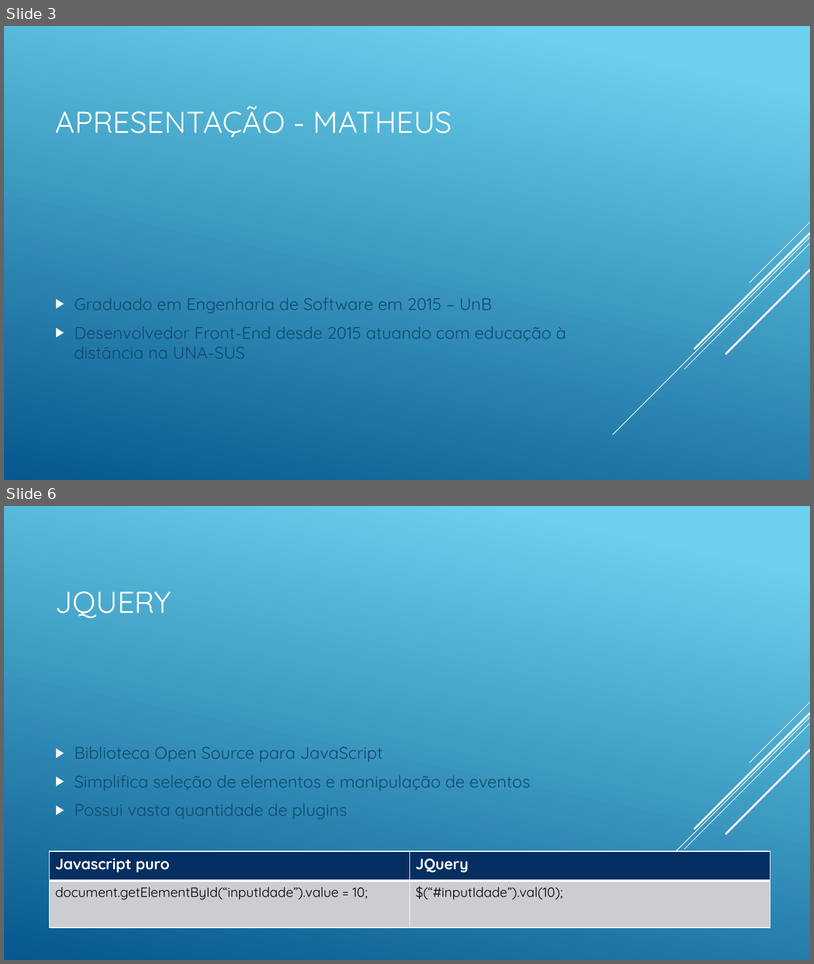
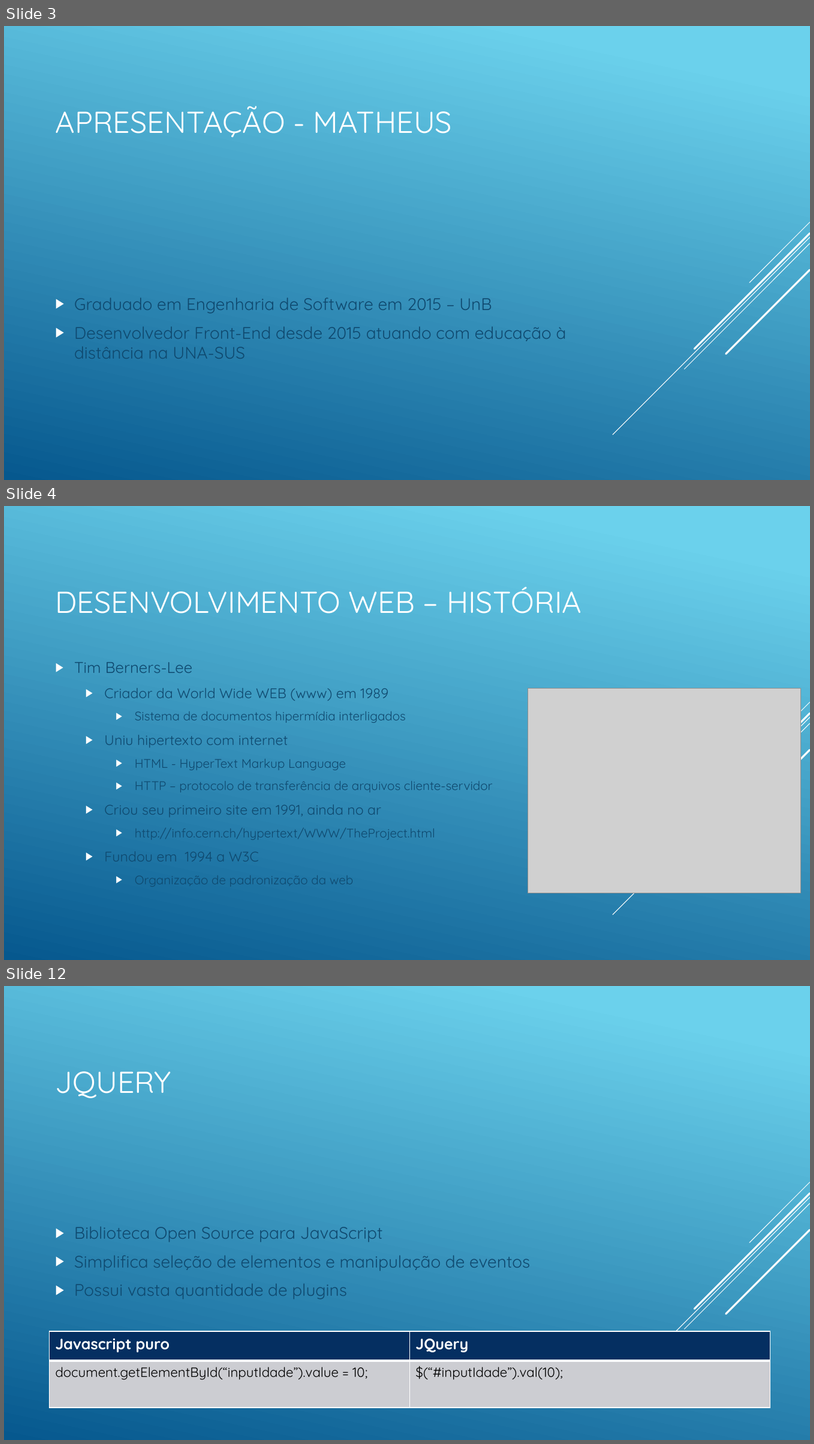
Before and after one commit to matheustristao/AulaFrontEnd, a slide deck: front-end.pptx. Shown one above the other, each under a label of ours: slides 3 and 6 before the commit, slides 3, 4 and 12 after it; the slides between them are not shown. The pictures are 814x964 and 814x1444 pixels, drawn with LibreOffice and Linux fonts; fonts in the diff are those of the drawing; grey boxes stand for pictures. Boxes give left, top, right and bottom in pixels: in the first picture for what was removed or moved away, otherwise in the second. Text is boxed around its words. In the diff, an @@ line names an element or a change of style, - is before the commit and + after.

Commit message:
Exemplo hello world

```diff
--- a/front-end.pptx
+++ b/front-end.pptx
@@ slide 4 added at (x1=4, y1=506, x2=810, y2=960), background gradient #6ED2EB to #06588E; not listed: 5 template elements that a slide beside it also shows @@
@@ title added at (x1=56, y1=586, x2=582, y2=613), 36 pt, text #FFFFFF @@
+DESENVOLVIMENTO WEB – HISTÓRIA
@@ text added at (x1=74, y1=662, x2=493, y2=886), 14.8 pt, text #0F496F @@
+▶ Tim Berners-Lee
+  ▶ Criador da World Wide WEB (www) em 1989
+    ▶ Sistema de documentos hipermídia interligados
+  ▶ Uniu hipertexto com internet
+    ▶ HTML - HyperText Markup Language
+    ▶ HTTP – protocolo de transferência de arquivos cliente-servidor
+  ▶ Criou seu primeiro site em 1991, ainda no ar
+    ▶ http://info.cern.ch/hypertext/WWW/TheProject.html
+  ▶ Fundou em 1994 a W3C
+    ▶ Organização de padronização da web
@@ picture added at (x1=528, y1=688, x2=801, y2=892) @@
@@ what was slide 6 is now slide 12 @@
```
Also in this commit, not shown: 1 slide changed, 7 other slides added, 1 slide removed, 1 other file.
